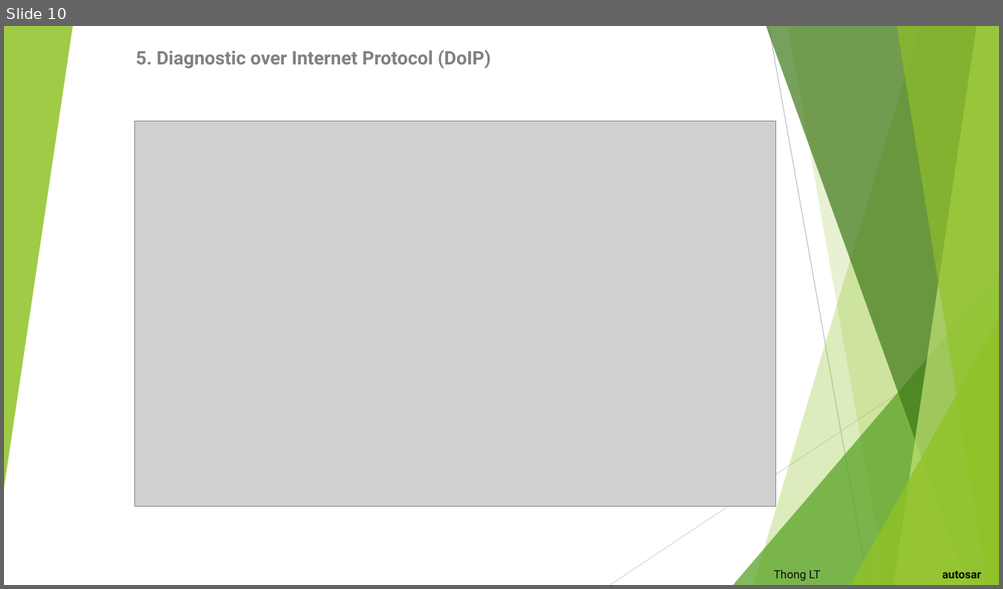
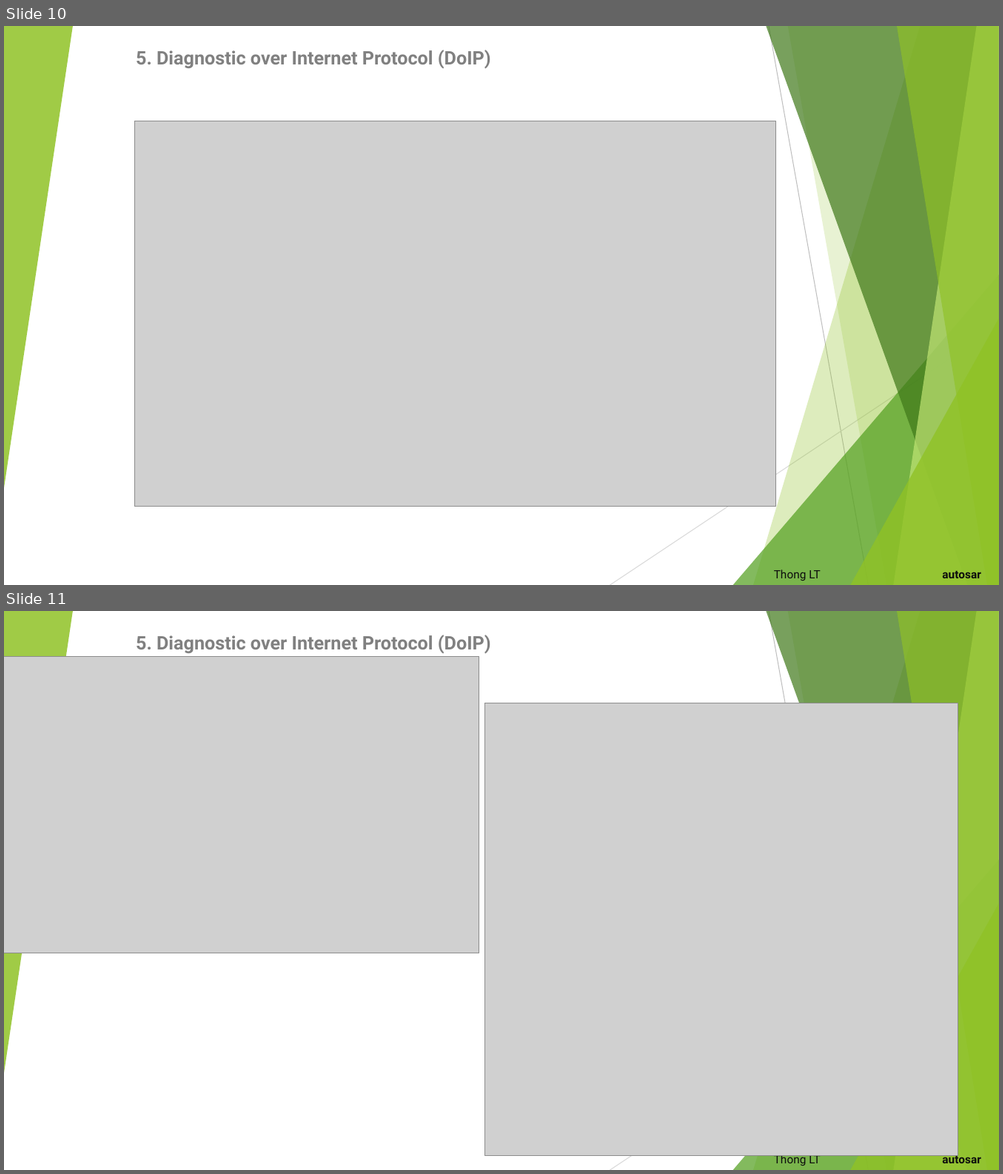
Before and after one commit to letrthong/autosar, a slide deck: Autosar.pptx. Shown one above the other, each under a label of ours: slide 10 before the commit, slides 10 and 11 after it. The pictures are 1003x589 and 1003x1174 pixels, drawn with LibreOffice and Linux fonts; fonts in the diff are those of the drawing; grey boxes stand for pictures. Boxes give left, top, right and bottom in pixels: in the first picture for what was removed or moved away, otherwise in the second. Text is boxed around its words. In the diff, an @@ line names an element or a change of style, - is before the commit and + after.

```diff
--- a/Autosar.pptx
+++ b/Autosar.pptx
@@ slide 11 added at [4,611,999,1170], background #FFFFFF; not listed: 10 template elements that a slide beside it also shows @@
@@ subtitle added at [136,635,491,653], 18 pt, text #808080, bold @@
+5. Diagnostic over Internet Protocol (DoIP)
@@ picture added at [4,657,479,954] @@
@@ picture added at [485,703,958,1156] @@
@@ title added at [774,1154,980,1166], 11 pt, text #0D0D0D @@
+Thong LT autosar
```
Also in this commit, not shown: 1 slide changed, 1 other file.
